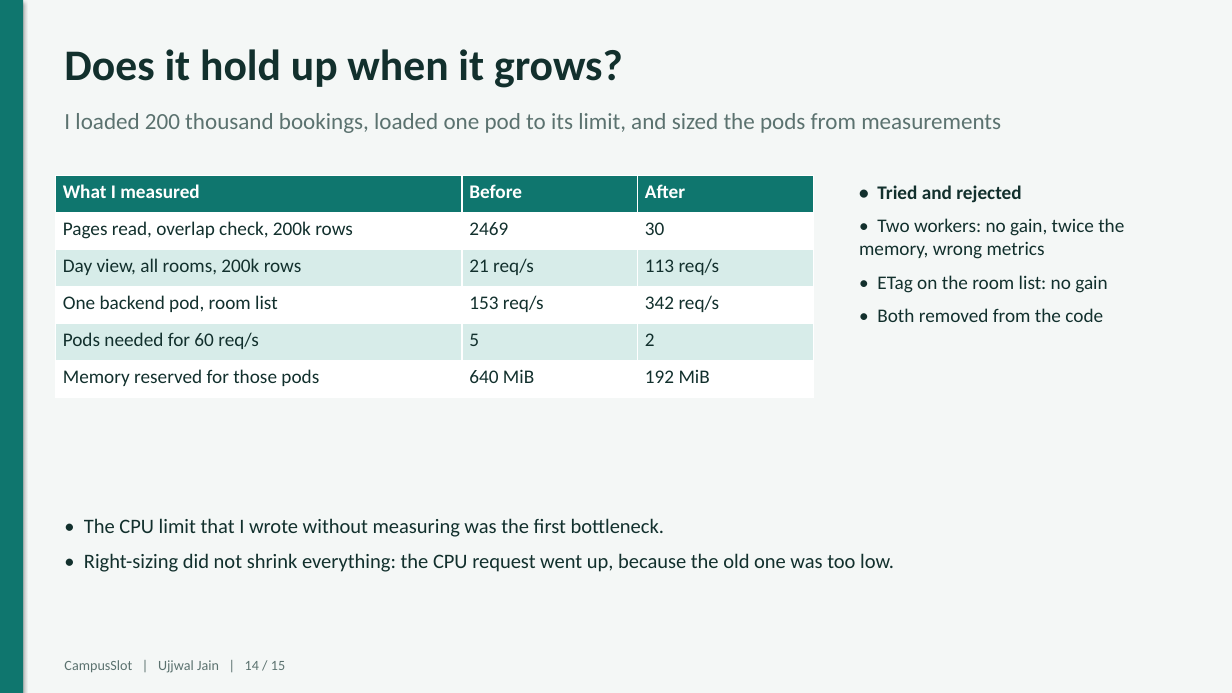
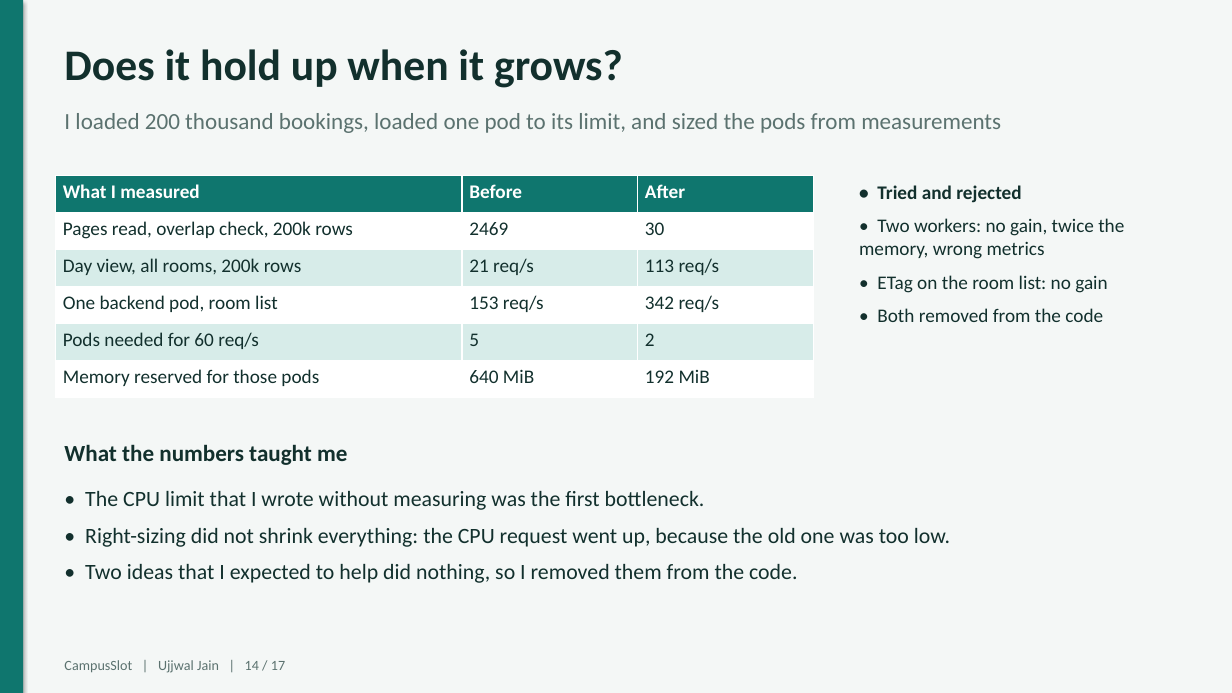
Before and after one commit to Ujjwaljain16/campusslot, a slide deck: slide 14 of CampusSlot-final-presentation.pptx. Drawn at 1232x693 pixels with LibreOffice and Linux fonts; fonts in the diff are those of the drawing. Boxes give left, top, right and bottom in pixels: in the first picture for what was removed or moved away, otherwise in the second. Text is boxed around its words. In the diff, an @@ line names an element or a change of style, - is before the commit and + after.

Commit message:
Presentation: add the demo slide and a closing slide, fix a number (#28)

```diff
--- a/CampusSlot-final-presentation.pptx
+++ b/CampusSlot-final-presentation.pptx
@@ text added at [64,444,347,465], 18 pt, text #12302D, bold @@
+What the numbers taught me
@@ text "• The CPU limit that ...": place and size @@
-text "• The CPU limit that ..." at [84,518,894,572]
+text "• The CPU limit that ..." at [85,491,950,583]
@@ text at [85,491,950,547]: size 16 to 17 pt in "• The CPU limit that I wrote ...", "• Right-sizing did not shrink everything: the ..." @@
@@ text at [85,564,797,583]: paragraph added @@
+• Two ideas that I expected to help did nothing, so I removed them from the code.
@@ text at [64,660,285,673]: text changed @@
-CampusSlot | Ujjwal Jain | 14 / 15
+CampusSlot | Ujjwal Jain | 14 / 17
```
Also in this commit, not shown: 14 other slides changed, 2 slides added, 3 other files.
